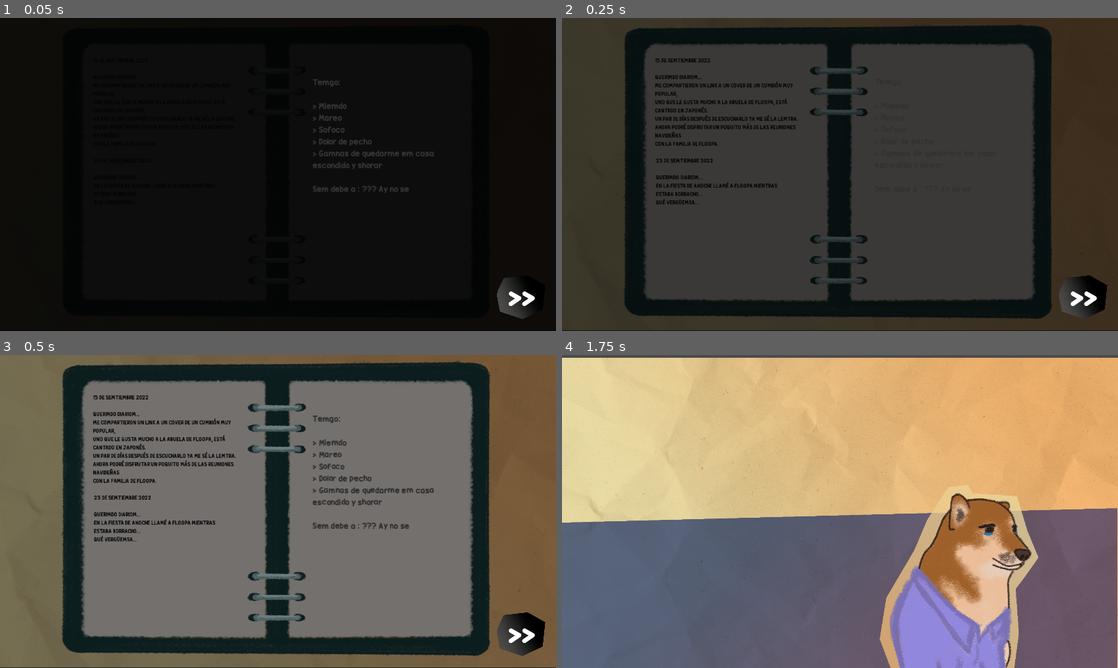
Above: before the commit, frames 1-4 (two rows, left to right).
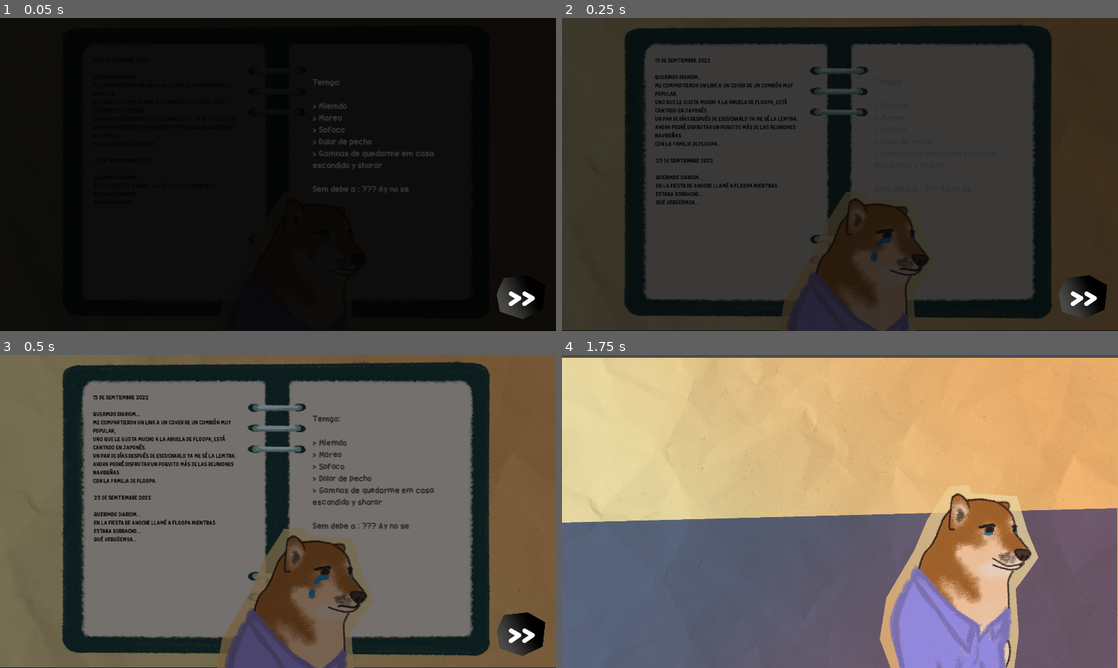
Above: after the commit, the same moments.

Repository: hitmancatgames/Juego-amsiedad
Game: Godot game, scene res://scenes/diary/diary.tscn
The game is run twice, just before and just after one commit, with the same random seed, the same clock (stepped at 60 frames per second) and the same inputs. This scene is started directly instead of the project's main scene.
Inputs:
- Up to frame 1 (0.05 s): no input
- Up to frame 2 (0.25 s): no input
- Up to frame 3 (0.5 s): no input
- Up to frame 4 (1.75 s): click ">>" at 0.5 s; tap Enter (ui_accept) at 1.25, 1.52 s; hold Right (ui_right) from 1.28 s (still down)

The runs differ from the first frame. In frame 2, 5.2% of the frame differs, in the area x 39-66%, y 55-100%; in frame 3, 7.8%, in the area x 39-67%, y 55-100%; in frame 4, nothing differs.

Commit message:
music
Baje el volumen porque estaba re loco

Diff:
--- a/scenes/diary/diary.gd
+++ b/scenes/diary/diary.gd
@@ -11,7 +11,7 @@
 
 func _ready():
 	GlobalMusic._play_default_music()
-	GlobalMusic._turn_up_volume()
+	GlobalMusic._turn_down_volume()
 	$DiaryVisibleQuote.play("fadeIN")
 pass
 
--- a/scenes/diary/diary.tscn
+++ b/scenes/diary/diary.tscn
@@ -176,7 +176,7 @@
 position = Vector2( 1028, 1072 )
 scale = Vector2( 1.5, 1.5 )
 frames = SubResource( 7 )
-frame = 1
+frame = 2
 playing = true
 
 [node name="VBoxContainer" type="VBoxContainer" parent="."]
--- a/scenes/game-menu/Menu.tscn
+++ b/scenes/game-menu/Menu.tscn
@@ -149,7 +149,7 @@
 position = Vector2( 971, 268 )
 frames = SubResource( 1 )
 animation = "change-name"
-frame = 2
+frame = 14
 playing = true
 
 [node name="Timer" type="Timer" parent="."]
